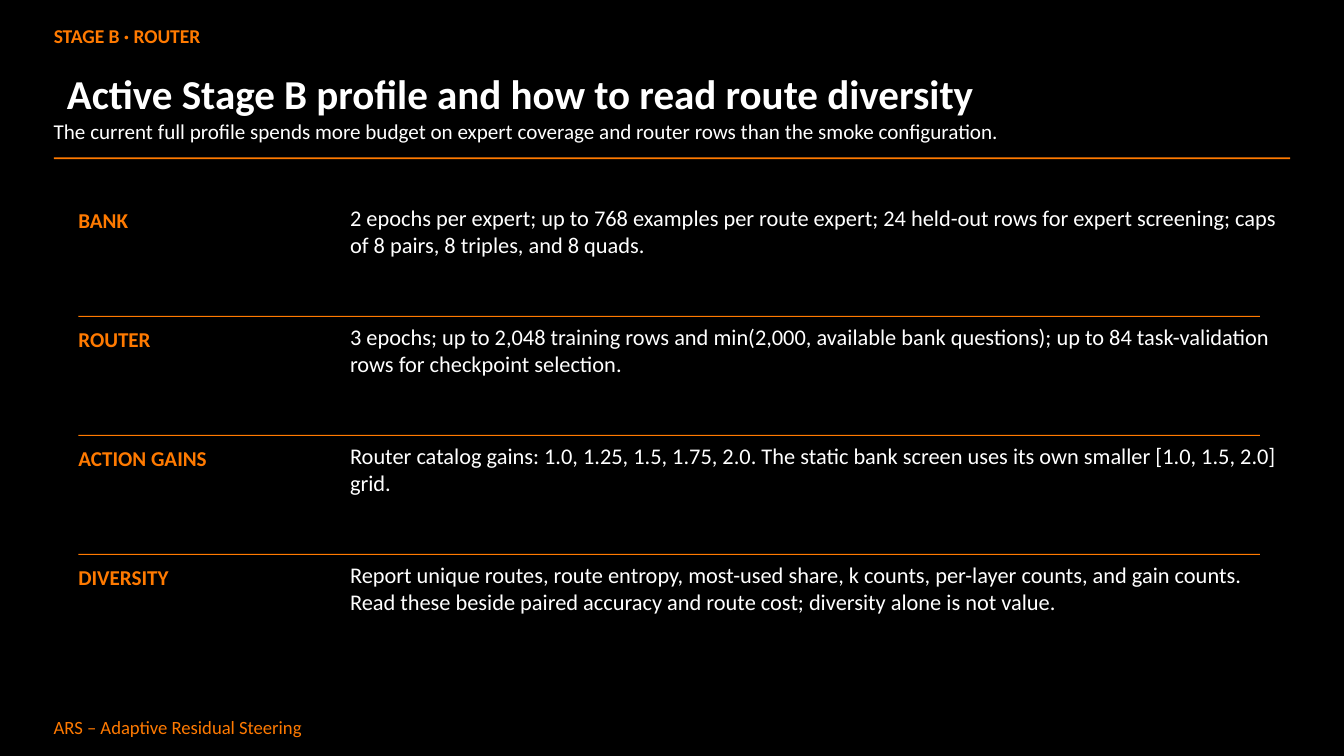
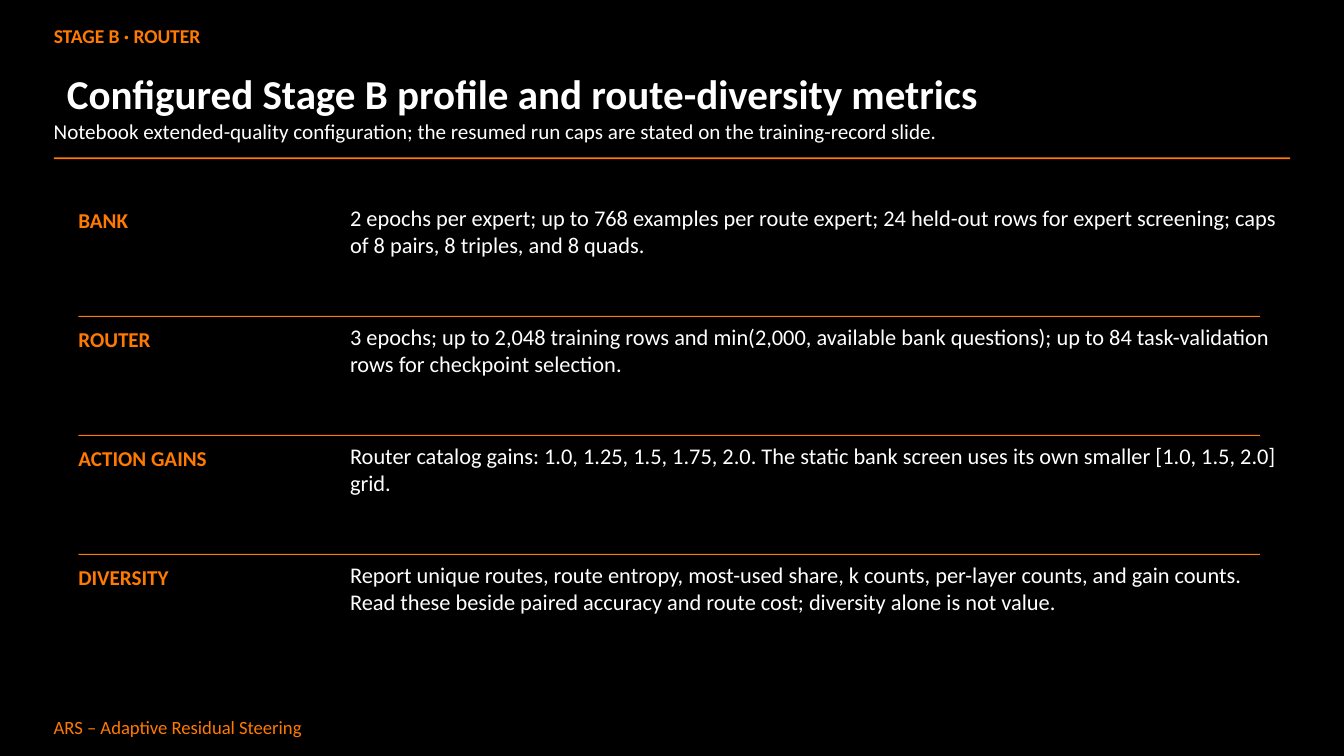
Before and after one commit to Abdullah182155/adaptive-residual-steering, a slide deck: slide 28 of ARS_Research_Presentation.pptx. Drawn at 1344x756 pixels with LibreOffice and Linux fonts; fonts in the diff are those of the drawing. Boxes give left, top, right and bottom in pixels: in the first picture for what was removed or moved away, otherwise in the second. Text is boxed around its words. In the diff, an @@ line names an element or a change of style, - is before the commit and + after.

Commit message:
docs: finalize research handoff and presentation
Record the completed benchmark evidence, release provenance, limitations, and references alongside the reviewed research deck.

```diff
--- a/ARS_Research_Presentation.pptx
+++ b/ARS_Research_Presentation.pptx
@@ title at (67,80,977,116): text changed @@
-Active Stage B profile and how to read route diversity
+Configured Stage B profile and route-diversity metrics
@@ text at (54,124,936,143): text changed @@
-The current full profile spends more budget on expert coverage and router rows than the smoke configuration.
+Notebook extended-quality configuration; the resumed run caps are stated on the training-record slide.
```
Also in this commit, not shown: 7 other slides changed, 15 slides added, 9 slides removed, 12 other files.
